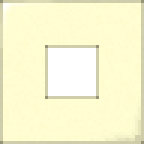
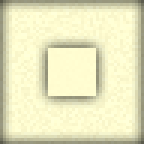
Layers edited between the first and the second 144x144 image:
added layer "Layer 1" above "Layer 2 copy 7" over (0, 0, 144, 144)
painted on "Layer 2 copy 7" over (0, 21, 99, 99)
